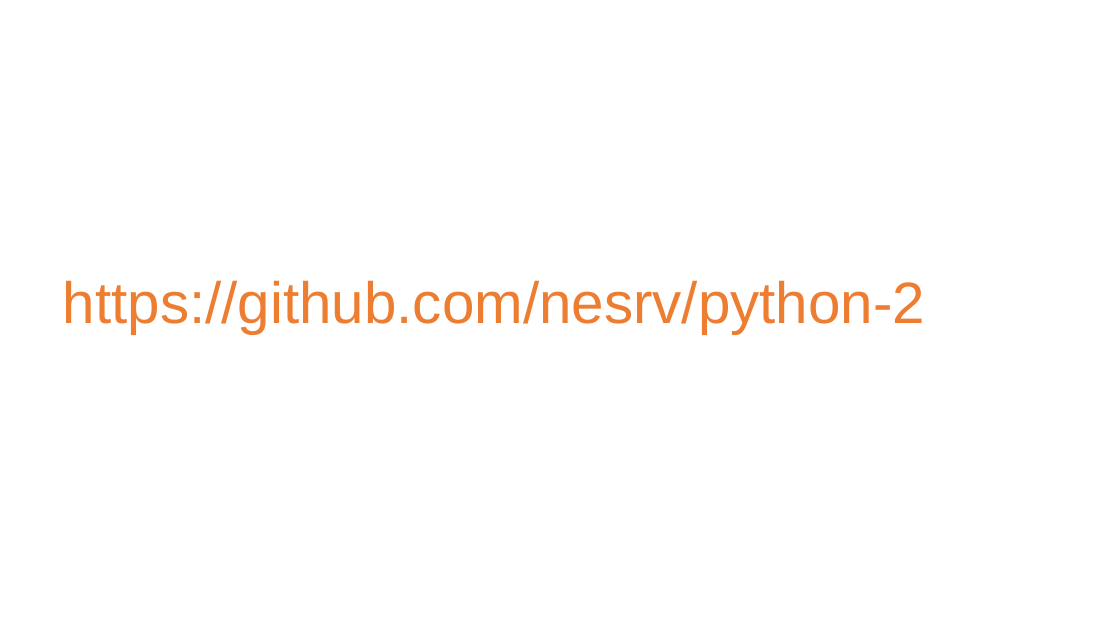
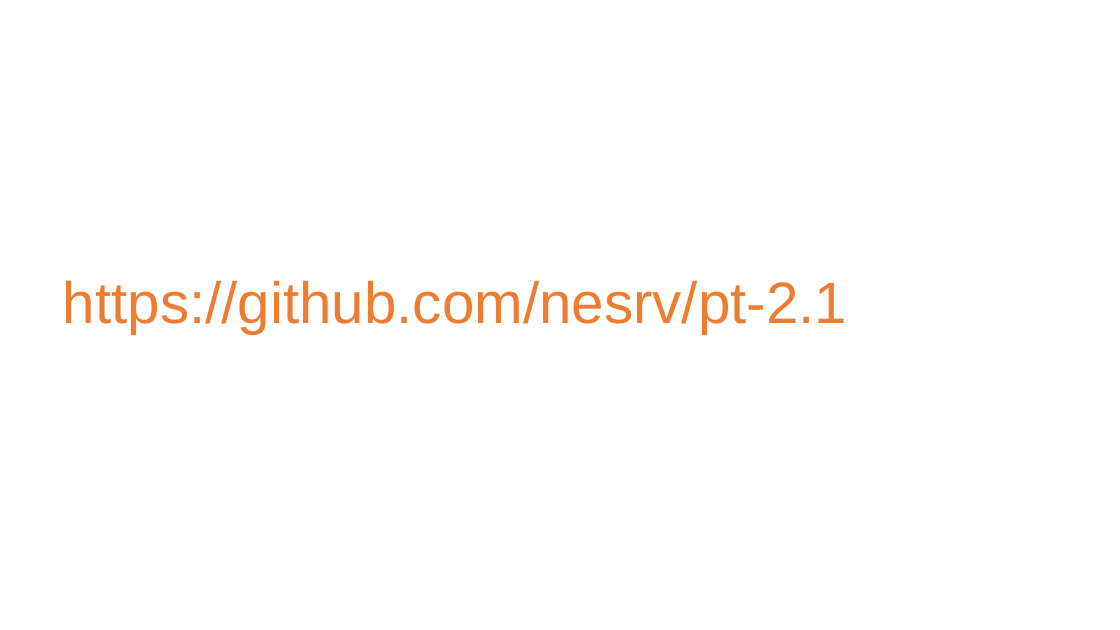
Before and after one commit to ookotukoo/pt-2.1-from-11.11, a slide deck: slide 8 of m1/ppt/1.pptx (slide 7 before the commit). Drawn at 1120x630 pixels with LibreOffice and Linux fonts; fonts in the diff are those of the drawing; background and template pictures are left out. Boxes give left, top, right and bottom in pixels: in the first picture for what was removed or moved away, otherwise in the second. Text is boxed around its words. In the diff, an @@ line names an element or a change of style, - is before the commit and + after.

```diff
--- a/m1/ppt/1.pptx
+++ b/m1/ppt/1.pptx
@@ title at (x1=63, y1=280, x2=847, y2=334): text changed @@
-https://github.com/nesrv/python-2
+https://github.com/nesrv/pt-2.1
```
Also in this commit, not shown: 2 other slides changed, 1 slide added, 1 slide removed, 7 other files.
